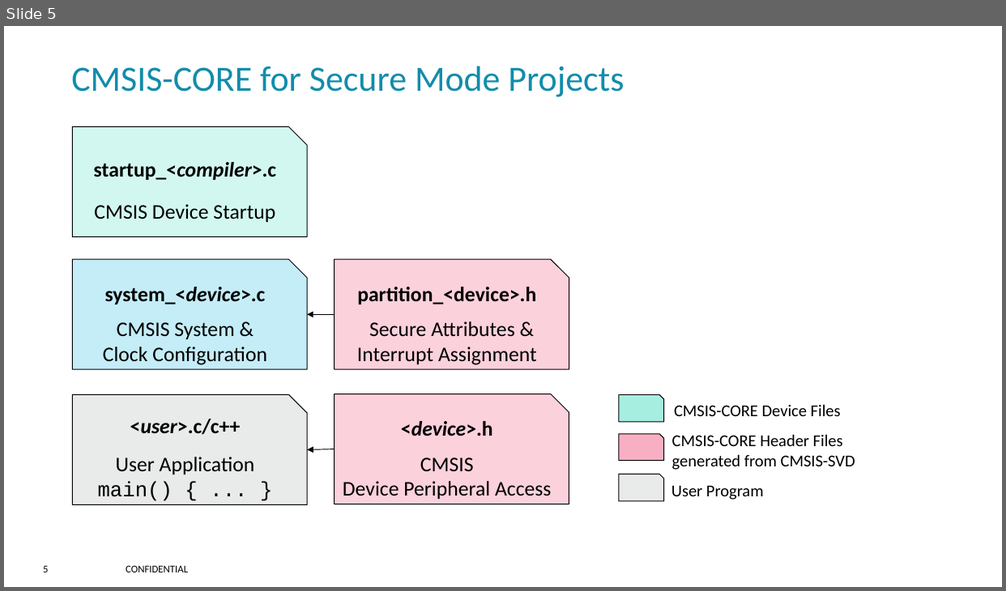
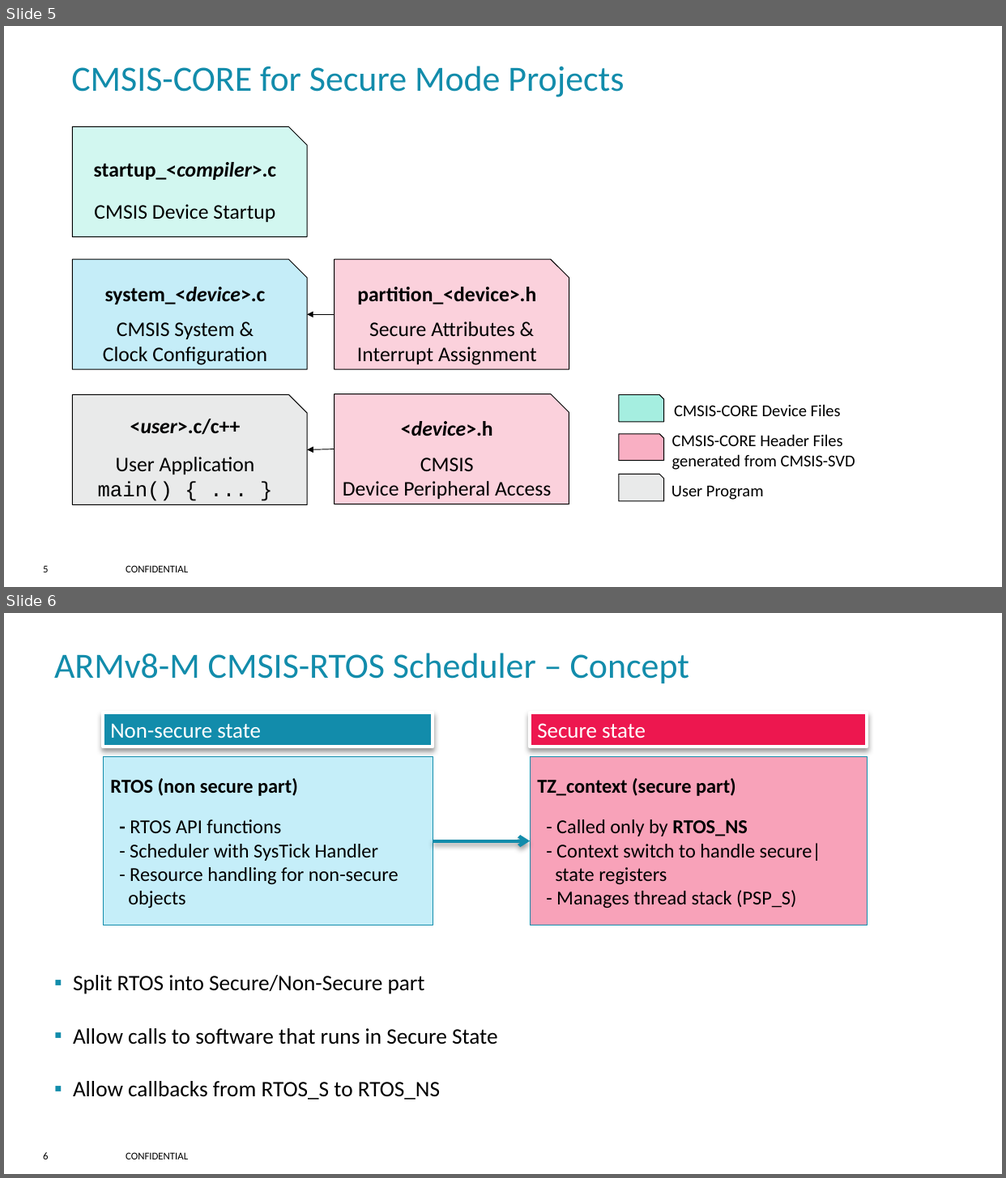
Before and after one commit to JonatanAntoni/CMSIS_6, a slide deck: doxygen/core_m/src/images/ARMv8-M_images.pptx. Shown one above the other, each under a label of ours: slide 5 before the commit, slides 5 and 6 after it. The pictures are 1006x591 and 1006x1178 pixels, drawn with LibreOffice and Linux fonts; fonts in the diff are those of the drawing; background and template pictures are left out. Boxes give left, top, right and bottom in pixels: in the first picture for what was removed or moved away, otherwise in the second. Text is boxed around its words. In the diff, an @@ line names an element or a change of style, - is before the commit and + after.

Commit message:
CMSIS-Core documentation added TX_context.h and minor enhancments/corrections

```diff
--- a/doxygen/core_m/src/images/ARMv8-M_images.pptx
+++ b/doxygen/core_m/src/images/ARMv8-M_images.pptx
@@ slide 6 added at <box>4,613,1002,1174</box>, background #FFFFFF; not listed: 2 template elements that a slide beside it also shows @@
@@ title added at <box>54,653,690,683</box>, 34.2 pt, text #128CAB @@
+ARMv8-M CMSIS-RTOS Scheduler – Concept
@@ rectangle added at <box>103,713,433,747</box>, fill #128CAB, outline #FFFFFF 3 pt, 21 pt, text #FFFFFF @@
+Non-secure state
@@ rectangle added at <box>530,713,867,747</box>, fill #ED174F, outline #FFFFFF 3 pt, 21 pt, text #FFFFFF @@
+Secure state
@@ rectangle added at <box>103,756,433,926</box>, fill #C5EEF9, outline #128CAB 0.75 pt, 19 pt, text #000000 @@
+RTOS (non secure part)
+- RTOS API functions
+- Scheduler with SysTick Handler
+- Resource handling for non-secure
+objects
@@ rectangle added at <box>530,756,867,926</box>, fill #F8A2B9, outline #128CAB 0.75 pt, 19 pt, text #000000 @@
+TZ_context (secure part)
+- Called only by RTOS_NS
+- Context switch to handle secure|
+state registers
+- Manages thread stack (PSP_S)
@@ arrow added from (433, 841) to (530, 841), #128CAB 3.35 pt @@
@@ text added at <box>73,975,498,1100</box>, 21.3 pt, text #000000 @@
+▪ Split RTOS into Secure/Non-Secure part
+▪ Allow calls to software that runs in Secure State
+▪ Allow callbacks from RTOS_S to RTOS_NS
```
Also in this commit, not shown: 11 other files.
